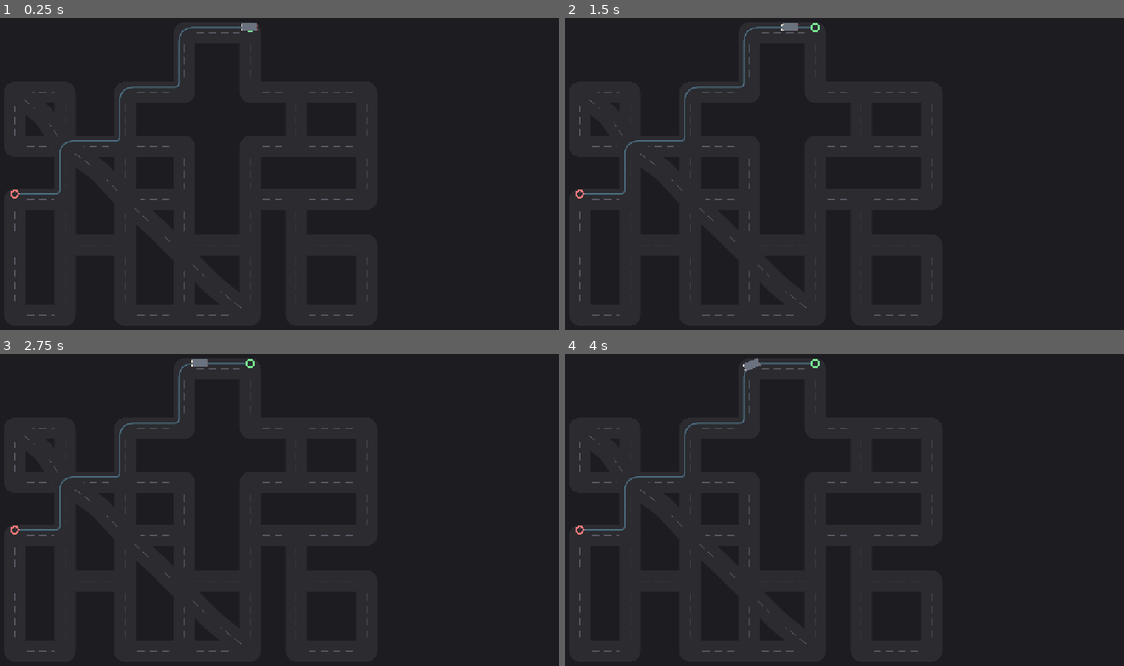
Above: before the commit, frames 1-4 (two rows, left to right).
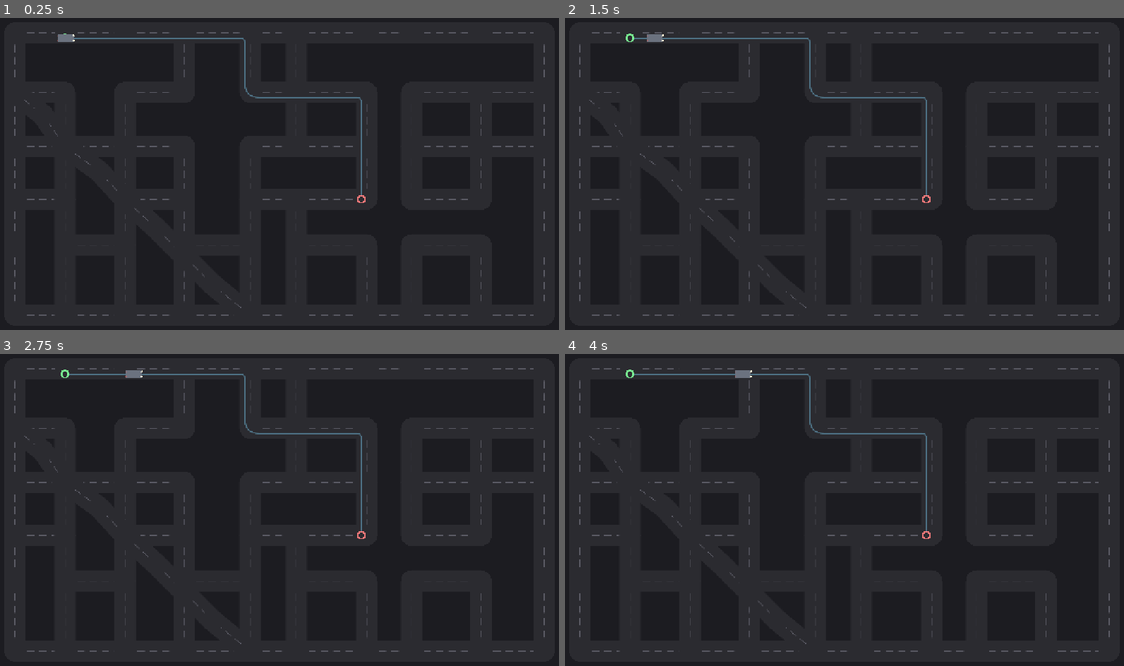
Above: after the commit, the same moments.

Repository: kristofsw/city-traffic-sim
Game: Godot game, scene res://scenes/main.tscn
Two runs of this game, one before a commit and one after it. Both use one fixed random seed, a clock stepped at 60 frames per second and the inputs below.
Inputs (mouse positions are in pixels of both pictures, inside the frame that each line leads up to):
- Up to frame 1 (0.25 s): no input
- Up to frame 2 (1.5 s): tap Enter at 0.5 s; move the mouse to (967, 158) at 0.52 s; hold Shift 0.53-1.25 s; click (967, 158) at 0.67 s; tap Space at 1.25 s; drag from (732, 189) to (816, 236) at 1.27 s
- Up to frame 3 (2.75 s): tap Enter at 2 s; move the mouse to (335, 441) at 2.02 s; tap Ctrl at 2.1 s; click (335, 441) at 2.17 s
- Up to frame 4 (4 s): tap Space at 2.75 s; drag from (816, 572) to (676, 463) at 2.77 s; tap Enter at 3.5 s; move the mouse to (1012, 556) at 3.52 s; tap Alt at 3.6 s; click (1012, 556) at 3.67 s

The runs differ from the first frame. In frame 1, 1.4% of the frame differs, in the area x 1-98%, y 1-96%; in frame 2, 1.4%; in frame 3, 1.4%; in frame 4, 1.4%.

Commit message:
fix: perimeter ring prevents empty corners from dead-end cascade
A 2x2 superblock placed at a grid corner removes all its internal edges,
but at the corner those internal edges ARE the perimeter edges. The corner
node becomes degree-0/1, and _prune_dead_ends cascades along the edge,
eating the entire top row / left column and leaving an empty corner of
the screen.

Fix: add _connect_perimeter_ring() called after _build_boundary_edges().
It explicitly connects all adjacent nodes on the grid boundary (row 0,
last row, col 0, last col) regardless of superblock assignment — a ring
road around the city. This guarantees every perimeter node has degree
>= 2 from ring edges, so the dead-end cascade can't eat the perimeter.
Interior stubs are still pruned (correct behavior), but they're small,
not corner-sized gaps.

Test: test_perimeter_ring_complete verifies all four grid corners survive
generation and every boundary node has degree >= 2. Runtime: 37 -> 60
nodes, 13-hop paths, no empty corners. 106/106 pass.

Diff:
--- a/scripts/street_network_generator.gd
+++ b/scripts/street_network_generator.gd
@@ -76,6 +76,13 @@
 	# Pass 3: create edges only on block boundaries (between cells of
 	# different blocks). Interior edges of superblocks are skipped.
 	_build_boundary_edges()
+	# Pass 3b: guarantee the perimeter ring is fully connected (a ring road
+	# around the city). Without this, a 2x2 superblock at a corner removes
+	# all internal edges — but at the corner those ARE the perimeter edges,
+	# so the node becomes degree-0/1 and _prune_dead_ends cascades along the
+	# edge, eating the entire top row / left column and leaving an empty
+	# corner. The ring ensures every perimeter node has degree >= 2.
+	_connect_perimeter_ring()
 	# Pass 4: 45-degree diagonal avenues.
 	_add_diagonals()
 	# Finalize: prune dead-ends + isolated pockets, compute boundary.
@@ -179,6 +186,28 @@
 				_connect(key, Vector2i(c, r + 1))
 
 
+## Connect all adjacent nodes on the grid boundary (the perimeter ring),
+## regardless of superblock assignment. This guarantees a ring road around
+## the city so every perimeter node has degree >= 2. Without it, a 2x2
+## superblock at a corner removes the corner node's only edges, and
+## _prune_dead_ends cascades along the edge leaving an empty corner.
+func _connect_perimeter_ring() -> void:
+	if cols < 2 or rows < 2:
+		return
+	# Top row (row 0): connect (c, 0) -> (c+1, 0).
+	for c in range(cols - 1):
+		_connect(Vector2i(c, 0), Vector2i(c + 1, 0))
+	# Bottom row (last row).
+	for c in range(cols - 1):
+		_connect(Vector2i(c, rows - 1), Vector2i(c + 1, rows - 1))
+	# Left column (col 0): connect (0, r) -> (0, r+1).
+	for r in range(rows - 1):
+		_connect(Vector2i(0, r), Vector2i(0, r + 1))
+	# Right column (last col).
+	for r in range(rows - 1):
+		_connect(Vector2i(cols - 1, r), Vector2i(cols - 1, r + 1))
+
+
 # ------------------------------------------------------ pass 3: diagonal avenues
 
 
--- a/tests/unit/test_street_network_generator.gd
+++ b/tests/unit/test_street_network_generator.gd
@@ -177,3 +177,24 @@
 	gen2.generate()
 	assert_eq(gen1.nodes.size(), gen2.nodes.size(), "same seed -> same node count")
 	assert_eq(gen1.edges.size(), gen2.edges.size(), "same seed -> same edge count")
+
+
+func test_perimeter_ring_complete() -> void:
+	# The perimeter ring guarantees every grid corner node survives generation
+	# (a 2x2 superblock at a corner would otherwise leave it degree-0/1 and
+	# the dead-end cascade would eat the entire edge). Check all four corners
+	# survive and every boundary node has degree >= 2.
+	var gen := _build_gen()
+	gen.generate()
+	# All four grid corners should still exist.
+	assert_true(gen.nodes.has(Vector2i(0, 0)), "top-left corner (0,0) should survive")
+	assert_true(gen.nodes.has(Vector2i(gen.cols - 1, 0)), "top-right corner should survive")
+	assert_true(gen.nodes.has(Vector2i(0, gen.rows - 1)), "bottom-left corner should survive")
+	assert_true(
+		gen.nodes.has(Vector2i(gen.cols - 1, gen.rows - 1)), "bottom-right corner should survive"
+	)
+	# Every boundary node should have degree >= 2 (ring guarantees this).
+	for k in gen.boundary_nodes():
+		assert_gte(
+			gen.edges[k].size(), 2, "boundary node %s should have degree >= 2 (perimeter ring)" % k
+		)
